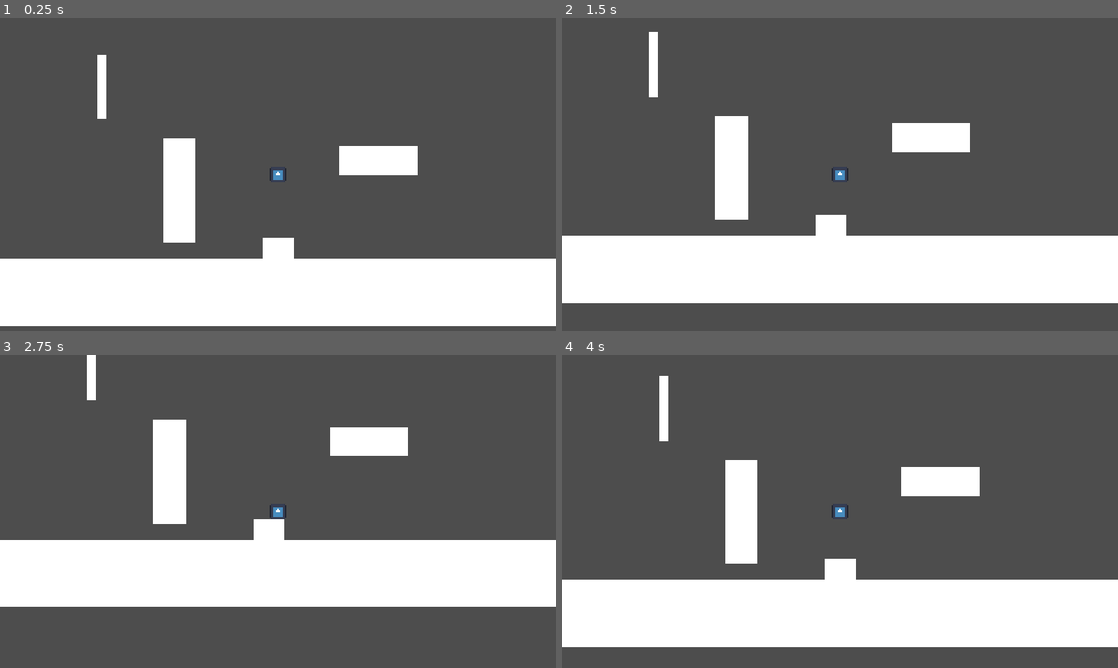
Above: before the commit, frames 1-4 (two rows, left to right).
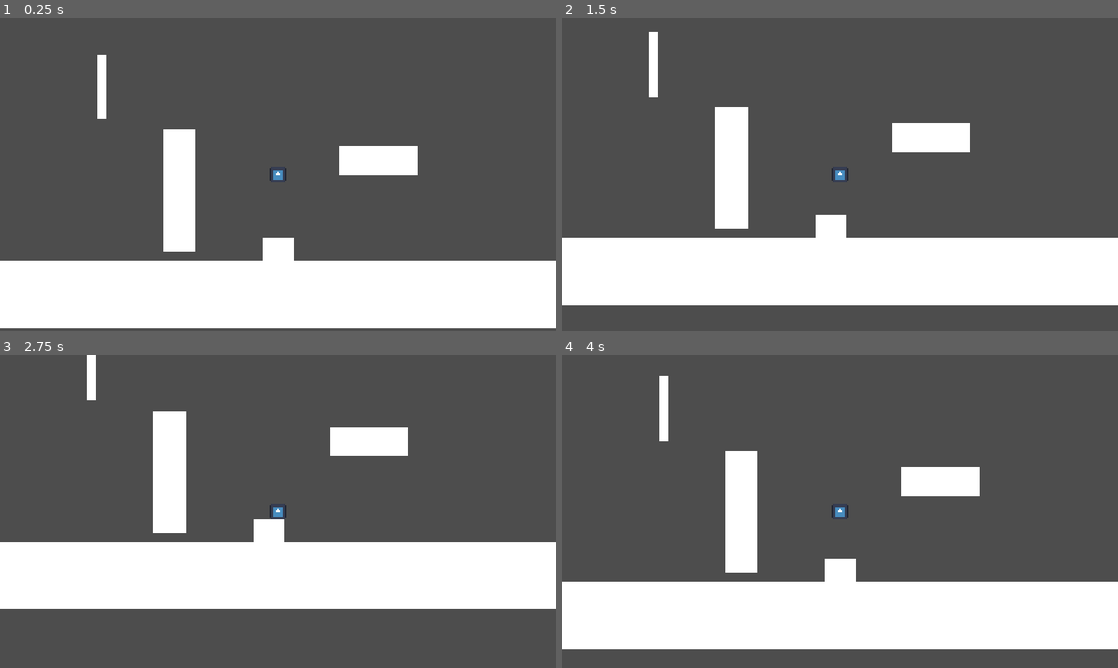
Above: after the commit, the same moments.

Repository: idi0cy/some-platformer
Game: Godot game, scene res://scenes/random_testing.tscn
The game is run twice, just before and just after one commit, with the same random seed, the same clock (stepped at 60 frames per second) and the same inputs. The engine's default icon, where the game draws it, is replaced by a stand-in: a white triangle on a blue panel in a dark square.
Inputs (mouse positions are in pixels of both pictures, inside the frame that each line leads up to):
- Up to frame 1 (0.25 s): no input
- Up to frame 2 (1.5 s): tap Enter at 0.5 s; move the mouse to (962, 158) at 0.52 s; hold Right from 0.53 s (still down); tap A (a) at 0.6 s; click (962, 158) at 0.67 s; tap Up at 0.77 s; tap D (d) at 0.8, 1.35 s; tap Space (space) at 1.25 s; move the mouse to (728, 190) at 1.27 s
- Up to frame 3 (2.75 s): tap Up at 1.52 s; tap Shift (dash) at 1.55, 2.1 s; move the mouse to (333, 442) at 2.02 s; release Right at 2.03 s; hold Left from 2.03 s (still down); hold S (s) from 2.03 s (still down)
- Up to frame 4 (4 s): tap Enter at 2.75 s; move the mouse to (812, 574) at 2.77 s; release Left at 2.78 s; release S (s) at 2.78 s; hold Right from 2.78 s (still down); tap S (s) at 2.85 s; click (812, 574) at 2.92 s; tap Up at 3.02, 3.77 s; tap A (a) at 3.05, 3.6 s; tap Space (space) at 3.5 s; move the mouse to (1006, 558) at 3.52 s; tap D (d) at 3.8 s

The runs differ from the first frame. In frame 1, 1.6% of the frame differs, in the area x 0-100%, y 35-100%; in frame 2, 1.6%, in the area x 0-100%, y 28-92%; in frame 3, 1.6%; in frame 4, 1.6%.

Commit message:
changing around the function call sequence solves it

Diff:
--- a/crucible-of-achlyss/scenes/entities/player.tscn
+++ b/crucible-of-achlyss/scenes/entities/player.tscn
@@ -10,9 +10,6 @@
 
 [sub_resource type="RectangleShape2D" id="RectangleShape2D_e4p34"]
 size = Vector2(32, 32)
-
-[sub_resource type="RectangleShape2D" id="RectangleShape2D_08t41"]
-size = Vector2(40, 40)
 
 [node name="Player" type="CharacterBody2D" unique_id=1801331678]
 script = ExtResource("1_b0kkn")
@@ -39,11 +36,6 @@
 visible = false
 shape = SubResource("RectangleShape2D_e4p34")
 
-[node name="outerDetection" type="Area2D" parent="." unique_id=493770484]
-
-[node name="outerCollision" type="CollisionShape2D" parent="outerDetection" unique_id=462287520]
-shape = SubResource("RectangleShape2D_08t41")
-
 [node name="coyoteFrames" type="Timer" parent="." unique_id=19113870]
 wait_time = 0.15
 one_shot = true
--- a/crucible-of-achlyss/scenes/random_testing.tscn
+++ b/crucible-of-achlyss/scenes/random_testing.tscn
@@ -9,8 +9,8 @@
 position = Vector2(583, 327)
 
 [node name="Platform" parent="." unique_id=304735604 instance=ExtResource("2_1xtuw")]
-position = Vector2(526, 604)
-scale = Vector2(66.23004, 6.8927)
+position = Vector2(554, 608.00006)
+scale = Vector2(125.390045, 6.8927)
 
 [node name="Platform2" parent="." unique_id=1158560200 instance=ExtResource("2_1xtuw")]
 position = Vector2(584, 523)
@@ -26,4 +26,4 @@
 
 [node name="Platform5" parent="." unique_id=1415207772 instance=ExtResource("2_1xtuw")]
 position = Vector2(378, 393)
-scale = Vector2(3.3374271, 10.804436)
+scale = Vector2(3.3374271, 12.661387)
--- a/crucible-of-achlyss/scripts/entities/player.gd
+++ b/crucible-of-achlyss/scripts/entities/player.gd
@@ -73,8 +73,9 @@
 	#endregion
 
 	handleLeftToRight()
+
+	handleSlides()
 	handleJumps()
-	handleSlides()
 
 	move_and_slide()
 
@@ -93,18 +94,19 @@
 		inputBuffer.stop()
 func jump():
 	velocity.y -= jumpPower
+	sliding = false
 
 func handleSlides():
 	if Input.is_action_pressed("s") && !sliding && is_on_floor() && abs(velocity.x) > (speed-1) && !dashing:
 		sliding = true
-		print("i've begun the sliding")
+		#print("i've begun the sliding")
 	if not (Input.is_action_pressed("s")) && sliding:
 		sliding = false
-		print('OH NOOOOOOOOOOOOOOOOOOOO')
+		#print('OH NOOOOOOOOOOOOOOOOOOOO')
 	if dashing:
 		sliding = false
 
 	if sliding == true:
-		scale = scale.lerp(Vector2(1, 0.66), 0.2)
+		scale = scale.lerp(Vector2(1, 0.5), 0.2)
 	else:
 		scale = scale.lerp(Vector2(1, 1), 0.2)
